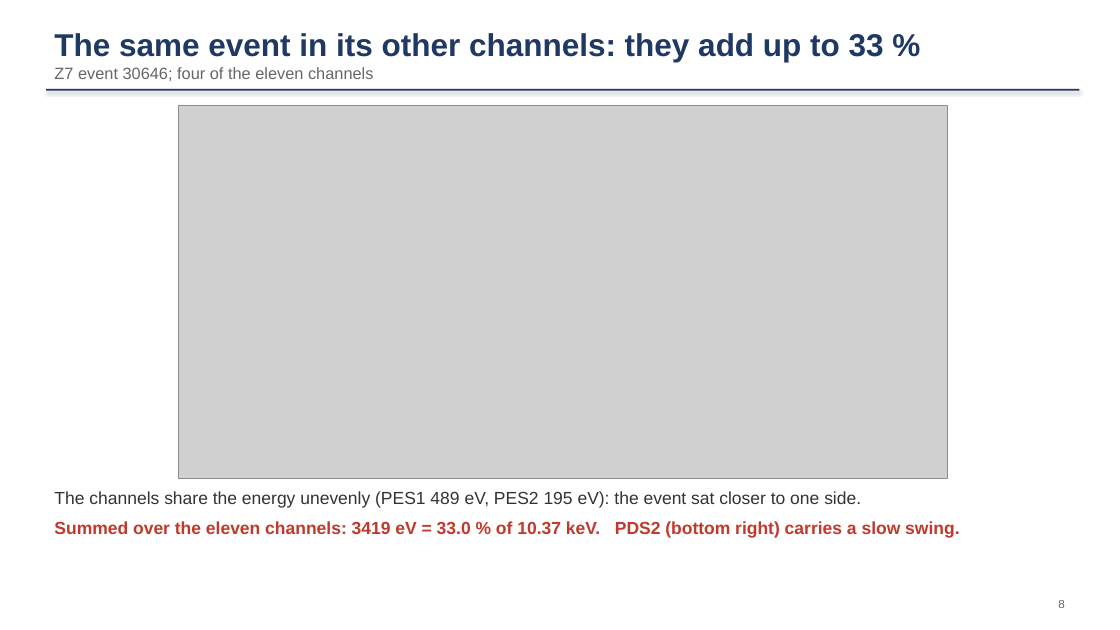
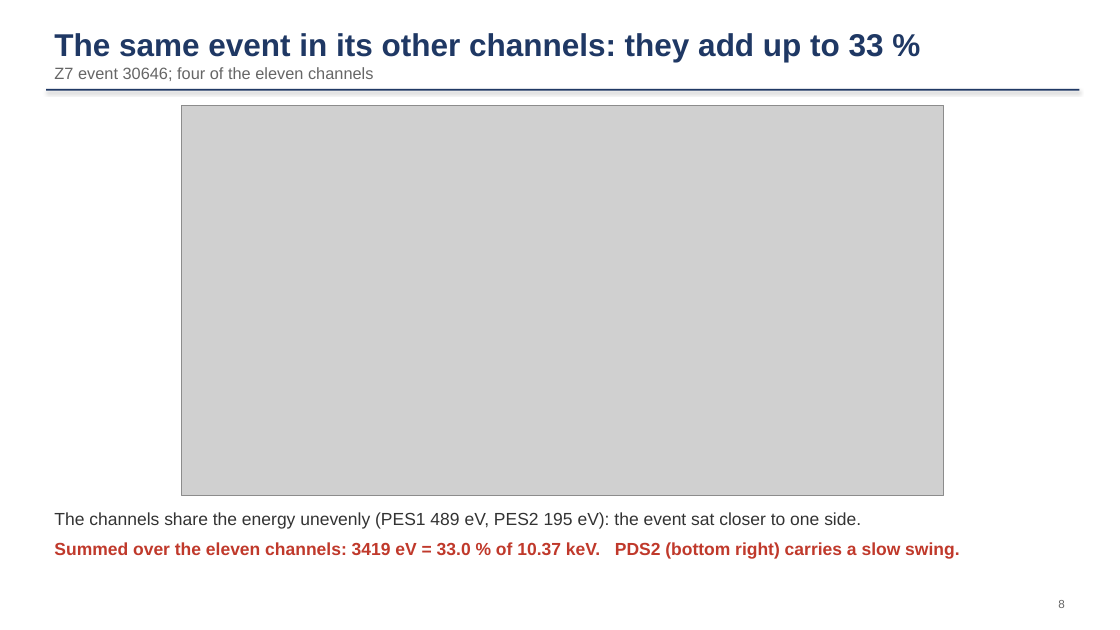
Before and after one commit to ZhihengLi0/urop, a slide deck: slide 8 of snolab/collection_efficiency/presentation/SNOLAB_R4_collection_efficiency_20260910.pptx. Drawn at 1120x630 pixels with LibreOffice and Linux fonts; fonts in the diff are those of the drawing; grey boxes stand for pictures. Boxes give left, top, right and bottom in pixels: in the first picture for what was removed or moved away, otherwise in the second. Text is boxed around its words. In the diff, an @@ line names an element or a change of style, - is before the commit and + after.

```diff
--- a/snolab/collection_efficiency/presentation/SNOLAB_R4_collection_efficiency_20260910.pptx
+++ b/snolab/collection_efficiency/presentation/SNOLAB_R4_collection_efficiency_20260910.pptx
@@ picture: place and size @@
-picture at (178,105,947,479)
+picture at (181,105,944,496)
@@ text "The channels share the energy ...": place and size @@
-text "The channels share the energy ..." at (54,491,959,538)
+text "The channels share the energy ..." at (54,512,959,559)
```
Also in this commit, not shown: 6 other slides changed, 21 other files.
